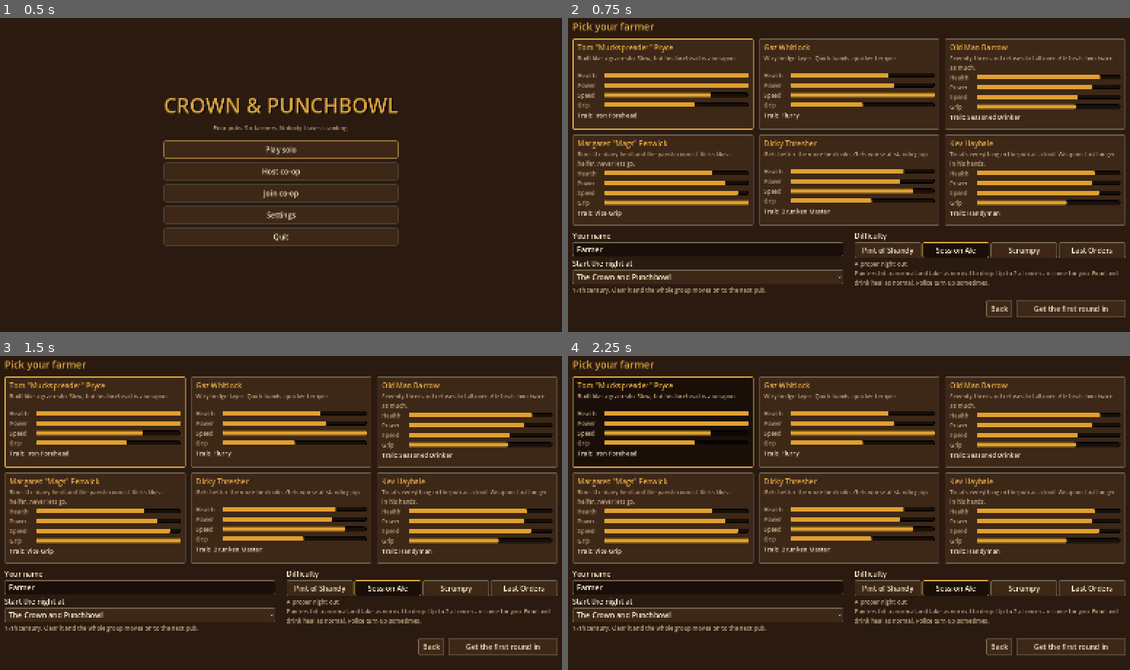
Above: before the commit, frames 1-4 (two rows, left to right).
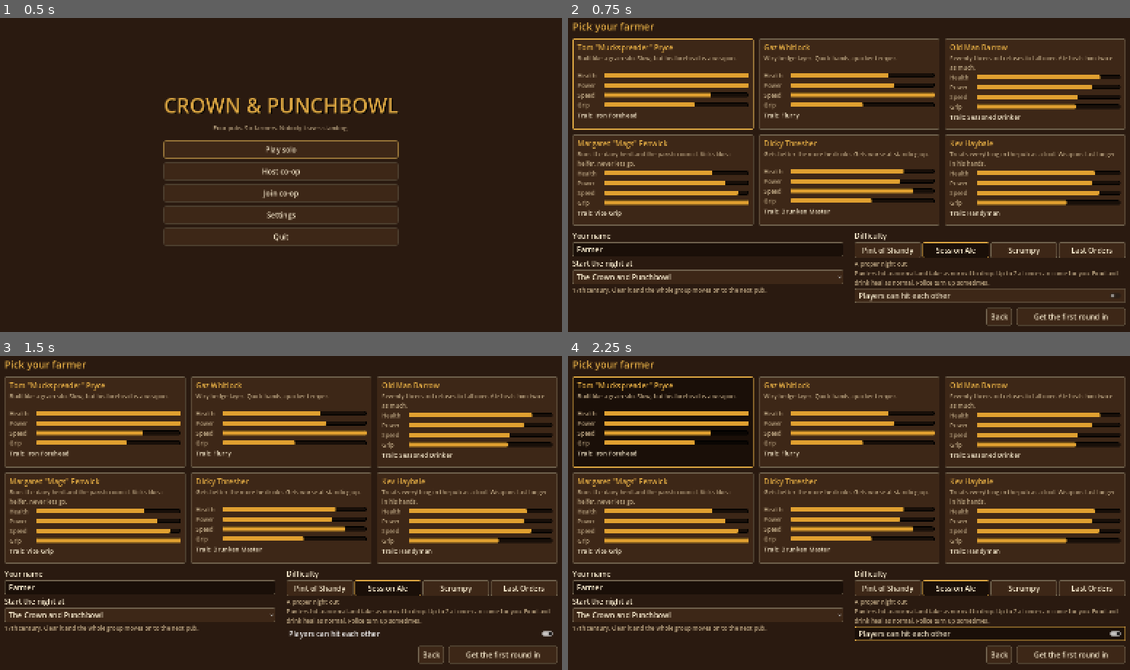
Above: after the commit, the same moments.

Repository: Beenster99/crownandpunchbowl
Game: Godot game, scene res://scenes/main/main_menu.tscn
Same seed, same stepped clock (60 frames per second), same inputs: the game is played once before the commit and once after it.
Inputs (mouse positions are in pixels of both pictures, inside the frame that each line leads up to):
- Up to frame 1 (0.5 s): no input
- Up to frame 2 (0.75 s): click "Play solo" at 0.5 s
- Up to frame 3 (1.5 s): click (421, 632) at 1.25 s, where only the run after the commit has a clickable "Players can hit each other"
- Up to frame 4 (2.25 s): click (663, 421) at 2.02 s

Frame 1 is identical in both runs. In frame 2, 1.4% of the frame differs, in the area x 51-100%, y 86-99%; in frame 3, 1.4%; in frame 4, 1.4%.

Commit message:
Closer default camera zoom with keys and held D-pad, and a friendly fire setting
- BrawlCamera: default zoom 0.7 (was 1.0), range 0.4-1.5 (was 0.65-1.35), saved in
  settings. Zoom with mouse wheel, +/- keys or D-pad up/down; holding keeps zooming on
  keyboard and pad. Input read in _input so HUD controls can't swallow the wheel, and
  ignored while a menu has focus.
- Gameplay setting "Players can hit each other" (friendly fire), also on the setup
  screen and in the lobby. Host's choice, synced to clients (Net protocol 2), works
  mid-game. Fighter.can_hit allows player-on-player hits, grabs and thrown items;
  targeting prefers enemies over mates. Bar staff stay unhittable.
- Tests for zoom keys, friendly fire rules and net sync.

Co-Authored-By: Claude Opus 5.5 <noreply@anthropic.com>
Claude-Session: https://claude.ai/code/session_01RduChw24kDRehPAspdwwLR

Diff:
--- a/scripts/actors/fighter.gd
+++ b/scripts/actors/fighter.gd
@@ -191,11 +191,18 @@
 
 
 ## Whether an attack from this fighter can physically land on `other`.
-## Nobody hits the bar staff: attacks pass straight through them.
+## Nobody hits the bar staff: attacks pass straight through them. With friendly fire on
+## (GameData.friendly_fire, the host's setting) players' hits land on other players too.
 func can_hit(other: Fighter) -> bool:
 	if other == null or other == self:
 		return false
-	return is_hostile_to(other)
+	return is_hostile_to(other) or is_friendly_fire_on(other)
+
+
+## Player-on-player hits are allowed by the friendly fire setting. Bar staff never count.
+func is_friendly_fire_on(other: Fighter) -> bool:
+	return GameData.friendly_fire and other != null and other != self \
+		and team == Team.PLAYERS and other.team == Team.PLAYERS
 
 
 ## True while this fighter is winding up a telegraphed attack aimed at `defender`.
@@ -546,7 +553,7 @@
 		return
 	if victim == null:
 		victim = Targeting.grab_candidate(self)
-	if victim == null or not is_hostile_to(victim) or not victim.can_be_grabbed():
+	if victim == null or not can_hit(victim) or not victim.can_be_grabbed():
 		return
 	if victim.global_position.distance_to(global_position) > Moves.GRAB_RANGE + 0.3:
 		return
--- a/scripts/autoload/game_data.gd
+++ b/scripts/autoload/game_data.gd
@@ -76,6 +76,8 @@
 ## Session state chosen in the lobby. The host owns these and syncs them to clients.
 var current_pub_index := 0
 var difficulty_index := 1
+## Players can hit each other (friendly fire). Host's choice, synced by Net.
+var friendly_fire := false
 ## Pub crawl progress: the host's chosen first pub and how many pubs are cleared.
 ## The crawl visits every pub once, in order, wrapping round from the start pub.
 var start_pub_index := 0
--- a/scripts/autoload/net.gd
+++ b/scripts/autoload/net.gd
@@ -10,6 +10,7 @@
 ##   Net.host(name, farmer) / Net.join(address, name, farmer)
 ##   Net.set_farmer(i), Net.set_ready(true)            # any peer
 ##   Net.set_pub(i), Net.set_difficulty(i)             # host only
+##   Net.set_friendly_fire(on)                         # host only, also mid-game
 ##   Net.start_game()                                  # host only, when can_start()
 ##   level _ready(): connect Net.all_peers_loaded, then call Net.level_ready()
 ##   Net.next_pub() / Net.restart_pub()                # host only
@@ -36,7 +37,7 @@
 const DEFAULT_PORT := 24565
 const MAX_PLAYERS := 4
 ## Bump when the lobby or spawn RPCs change so old builds can't join new hosts.
-const PROTOCOL_VERSION := 1
+const PROTOCOL_VERSION := 2
 const MENU_SCENE := "res://scenes/main/main_menu.tscn"
 ## Every node a MultiplayerSpawner creates joins this group (players, NPCs, items),
 ## so the host can despawn them cleanly before a pub change.
@@ -164,6 +165,8 @@
 	if _port_opener:
 		_port_opener.close()
 	host_info = {}
+	# Back to solo (or about to host): our own friendly fire setting is the rule again.
+	GameData.friendly_fire = bool(Settings.get_value("gameplay", "friendly_fire"))
 	players_changed.emit()
 
 
@@ -212,6 +215,22 @@
 		return
 	GameData.difficulty_index = clampi(index, 0, GameData.DIFFICULTIES.size() - 1)
 	_broadcast_lobby()
+
+
+## Host (or solo): whether players can hit each other. Works mid-game too.
+func set_friendly_fire(on: bool) -> void:
+	if not is_host():
+		return
+	GameData.friendly_fire = on
+	lobby_settings_changed.emit()
+	if is_online():
+		_sync_rules.rpc(on)
+
+
+@rpc("authority", "reliable")
+func _sync_rules(friendly_fire: bool) -> void:
+	GameData.friendly_fire = friendly_fire
+	lobby_settings_changed.emit()
 
 
 ## Host: everyone (except the host, who starts it) has pressed ready.
@@ -367,6 +386,7 @@
 	lobby_settings_changed.emit()
 	if is_online():
 		_sync_lobby.rpc(players, GameData.current_pub_index, GameData.difficulty_index)
+		_sync_rules.rpc(GameData.friendly_fire)
 
 
 @rpc("authority", "reliable")
--- a/scripts/autoload/settings.gd
+++ b/scripts/autoload/settings.gd
@@ -14,14 +14,14 @@
 
 const DEFAULTS := {
 	"gameplay": {"difficulty": 1, "camera_shake": 1.0, "blood": 1, "counter_prompts": true,
-		"subtitles": true, "context_prompts": true, "vibration": true, "control_hints": true},
+		"subtitles": true, "context_prompts": true, "vibration": true, "control_hints": true, "friendly_fire": false},
 	"sound": {"master": 0.9, "music": 0.6, "sfx": 1.0, "voice": 1.0, "mute_unfocused": false},
 	"graphics": {"window_mode": 0, "vsync": true, "max_fps": 0, "render_scale": 1.0, "shadows": true,
 		"msaa": 1, "ui_scale": 1.0, "resolution": "auto", "quality": 2, "shadow_quality": 2,
 		"ambient_occlusion": true, "bloom": true, "fog": true, "screen_aa": 0, "brightness": 1.0,
 		"fov": 40.0},
 	## Remembered front-end choices, not shown on the settings screen.
-	"profile": {"name": "Farmer", "farmer": 0, "pub": 0},
+	"profile": {"name": "Farmer", "farmer": 0, "pub": 0, "camera_zoom": 0.7},
 }
 
 ## How each setting is shown on the settings screen. Keys missing here are not shown.
@@ -30,6 +30,8 @@
 	"gameplay": {
 		"difficulty": {"label": "Default difficulty", "type": "choice", "items": [],
 			"hint": "Used when you host or play solo. The host's choice applies in co-op."},
+		"friendly_fire": {"label": "Players can hit each other", "type": "toggle",
+			"hint": "Friendly fire: punches, kicks, grabs and thrown things land on your mates too. The host's choice applies in co-op. Nobody can hit the bar staff."},
 		"camera_shake": {"label": "Camera shake", "type": "slider", "min": 0.0, "max": 1.5,
 			"step": 0.05, "percent": true},
 		"blood": {"label": "Blood", "type": "choice", "items": ["Off", "Normal", "Buckets"]},
@@ -62,7 +64,7 @@
 		"max_fps": {"label": "Frame rate cap", "type": "choice", "items": ["Unlimited", "30", "60", "120", "144", "240"],
 			"values": [0, 30, 60, 120, 144, 240]},
 		"fov": {"label": "Field of view", "type": "slider", "min": 30.0, "max": 60.0, "step": 1.0,
-			"suffix": "°", "hint": "Wider shows more of the pub. Zoom in and out during a fight with the zoom keys."},
+			"suffix": "°", "hint": "Wider shows more of the pub. Zoom in and out during a fight with the mouse wheel, + and - keys, or D-pad up and down."},
 		"brightness": {"label": "Brightness", "type": "slider", "min": 0.6, "max": 1.6, "step": 0.05, "percent": true},
 		"render_scale": {"label": "3D render scale", "type": "slider", "min": 0.5, "max": 1.0, "step": 0.05,
 			"percent": true, "hint": "Lower it if the game runs slowly. Menus stay sharp."},
@@ -568,4 +570,12 @@
 			get_tree().root.content_scale_factor = float(v)
 		["gameplay", "difficulty"]:
 			GameData.difficulty_index = clampi(int(v), 0, GameData.DIFFICULTIES.size() - 1)
+		["gameplay", "friendly_fire"]:
+			# The host's choice is the session rule (Net syncs it). A client's own setting waits
+			# until it hosts or plays solo. Net isn't loaded yet when settings first apply.
+			var net := get_node_or_null("/root/Net")
+			if net != null:
+				net.set_friendly_fire(bool(v))
+			elif multiplayer.is_server():
+				GameData.friendly_fire = bool(v)
 		# graphics/shadows, gameplay/blood etc. are read by the systems that use them.
--- a/scripts/combat/targeting.gd
+++ b/scripts/combat/targeting.gd
@@ -19,7 +19,7 @@
 	var best_score := INF
 	for node in attacker.get_tree().get_nodes_in_group(Fighter.GROUP):
 		var f := node as Fighter
-		if f == null or f == attacker or not attacker.is_hostile_to(f) or not f.can_be_targeted():
+		if f == null or f == attacker or not attacker.can_hit(f) or not f.can_be_targeted():
 			continue
 		if want_ground != (f.state == Fighter.State.DOWN or f.state == Fighter.State.CRAWL):
 			continue
@@ -33,6 +33,8 @@
 		if has_aim and angle > 70.0:
 			continue
 		var score := dist + angle / (25.0 if has_aim else 45.0)
+		if not attacker.is_hostile_to(f):
+			score += 2.5  # friendly fire: only go for a mate when they're clearly who you mean
 		if f == attacker.target:
 			score -= 0.6  # stickiness so the camera of your attention doesn't flicker
 		if f.state == Fighter.State.WINDUP and f.target == attacker:
@@ -60,14 +62,14 @@
 	return out
 
 
-## Nearest grabbable enemy roughly in front, or null.
+## Nearest grabbable enemy roughly in front, or null. With friendly fire on, a mate as a last resort.
 static func grab_candidate(holder: Fighter, max_range := Moves.GRAB_RANGE) -> Fighter:
 	var best: Fighter = null
 	var best_d := INF
 	var fwd := holder.get_facing()
 	for node in holder.get_tree().get_nodes_in_group(Fighter.GROUP):
 		var f := node as Fighter
-		if f == null or f == holder or not holder.is_hostile_to(f) or not f.can_be_grabbed():
+		if f == null or f == holder or not holder.can_hit(f) or not f.can_be_grabbed():
 			continue
 		var to := f.global_position - holder.global_position
 		to.y = 0.0
@@ -76,6 +78,8 @@
 			continue
 		if d > 0.05 and rad_to_deg(fwd.angle_to(to / d)) > 75.0:
 			continue
+		if not holder.is_hostile_to(f):
+			d += 1.0  # friendly fire: an enemy in reach is grabbed before a mate
 		if d < best_d:
 			best_d = d
 			best = f
--- a/scripts/level/brawl_camera.gd
+++ b/scripts/level/brawl_camera.gd
@@ -10,22 +10,30 @@
 @export var max_distance := 20.0
 @export var follow_speed := 5.0
 ## Player zoom range, as a multiple of the framing distance (the zoom_in / zoom_out actions).
-@export var min_zoom := 0.65
-@export var max_zoom := 1.35
+@export var min_zoom := 0.4
+@export var max_zoom := 1.5
 @export var zoom_step := 0.08
+## Fixed keyboard zoom keys on top of the rebindable mouse wheel: = / + zooms in, - zooms out.
+const KEYS_IN := [KEY_EQUAL, KEY_KP_ADD]
+const KEYS_OUT := [KEY_MINUS, KEY_KP_SUBTRACT]
+## Default framing for a new player: fairly close in on the fight.
+const DEFAULT_ZOOM := 0.7
 ## Floor area (x, z, width, depth) the framing centre is kept inside. Zero size = no limit.
 @export var bounds := Rect2()
 
 var targets: Array[Node3D] = []
-## 1.0 = default framing. Below 1 is closer. Kept across pubs for the session.
-static var zoom := 1.0
+## 1.0 = the full framing distance. Below 1 is closer. Saved with the settings
+## (profile/camera_zoom), so it carries across pubs and sessions.
+static var zoom := DEFAULT_ZOOM
 var _trauma := 0.0
 var _zoom_smooth := 1.0
+var _hold_t := 0.0
 
 
 func _ready() -> void:
 	fov = float(Settings.get_value("graphics", "fov"))
 	current = true
+	zoom = clampf(float(Settings.get_value("profile", "camera_zoom")), min_zoom, max_zoom)
 	_zoom_smooth = zoom
 	Settings.changed.connect(_on_settings_changed)
 
@@ -35,16 +43,40 @@
 		fov = float(Settings.get_value("graphics", "fov"))
 
 
-func _unhandled_input(event: InputEvent) -> void:
-	# Mouse wheel ticks and button presses step the zoom; held pad buttons keep going in _process.
-	if event.is_action_pressed("zoom_in"):
+## _input rather than _unhandled_input: the HUD sits over the whole screen, and a mouse wheel
+## tick over any of its controls would otherwise be swallowed before it reached the camera.
+func _input(event: InputEvent) -> void:
+	if _menu_open():
+		return
+	# Wheel ticks and presses step the zoom; held buttons and keys keep going in _process.
+	if event.is_action_pressed("zoom_in") or _zoom_key(event, KEYS_IN):
 		zoom_by(-zoom_step)
-	elif event.is_action_pressed("zoom_out"):
+	elif event.is_action_pressed("zoom_out") or _zoom_key(event, KEYS_OUT):
 		zoom_by(zoom_step)
+
+
+func _zoom_key(event: InputEvent, keys: Array) -> bool:
+	var k := event as InputEventKey
+	return k != null and k.pressed and not k.echo and k.physical_keycode in keys
+
+
+## A pause or settings screen has the focus, so the wheel and D-pad belong to it.
+func _menu_open() -> bool:
+	return get_tree().paused or get_viewport().gui_get_focus_owner() != null
 
 
 func zoom_by(amount: float) -> void:
 	zoom = clampf(zoom + amount, min_zoom, max_zoom)
+
+
+func _held(action: String, keys: Array) -> bool:
+	# The mouse wheel has no "held", so only buttons and keys count here.
+	if InputMap.has_action(action) and Input.is_action_pressed(action):
+		return true
+	for k in keys:
+		if Input.is_physical_key_pressed(k):
+			return true
+	return false
 
 
 func add_shake(amount: float) -> void:
@@ -58,9 +90,18 @@
 
 
 func _process(delta: float) -> void:
-	for a in [["zoom_in", -1.0], ["zoom_out", 1.0]]:
-		if InputMap.has_action(a[0]) and Input.is_action_pressed(a[0]) and Settings.device == "pad":
-			zoom_by(a[1] * delta * 0.6)
+	if not _menu_open():
+		# Held: after a short delay the zoom keeps sliding (D-pad, or the keyboard keys).
+		var dir := 0.0
+		if _held("zoom_in", KEYS_IN):
+			dir -= 1.0
+		if _held("zoom_out", KEYS_OUT):
+			dir += 1.0
+		_hold_t = _hold_t + delta if dir != 0.0 else 0.0
+		if _hold_t > 0.25:
+			zoom_by(dir * delta * 0.8)
+		elif _hold_t == 0.0 and not is_equal_approx(float(Settings.get_value("profile", "camera_zoom")), zoom):
+			Settings.set_value("profile", "camera_zoom", zoom)  # saved once the zoom settles
 	_zoom_smooth = lerpf(_zoom_smooth, zoom, clampf(8.0 * delta, 0.0, 1.0))
 	_frame(clampf(follow_speed * delta, 0.0, 1.0))
 	if _trauma > 0.0:
--- a/scripts/net/lobby_screen.gd
+++ b/scripts/net/lobby_screen.gd
@@ -17,6 +17,7 @@
 var _farmer: OptionButton
 var _pub: OptionButton
 var _difficulty: OptionButton
+var _friendly_fire: CheckButton
 var _player_list: ItemList
 var _ready_toggle: CheckButton
 var _start: Button
@@ -107,6 +108,14 @@
 		_difficulty.add_item(d["name"])
 	_difficulty.item_selected.connect(func(i: int): Net.set_difficulty(i))
 	_lobby_box.add_child(_row("Difficulty", _difficulty))
+	_friendly_fire = CheckButton.new()
+	_friendly_fire.text = "Players can hit each other"
+	_friendly_fire.tooltip_text = "Friendly fire. The host decides. Nobody can hit the bar staff."
+	# The host's toggle is their own setting, which Net syncs to everyone.
+	_friendly_fire.toggled.connect(func(on: bool):
+		if Net.is_host():
+			Settings.set_value("gameplay", "friendly_fire", on))
+	_lobby_box.add_child(_friendly_fire)
 	_player_list = ItemList.new()
 	_player_list.custom_minimum_size.y = 140
 	_lobby_box.add_child(_player_list)
@@ -171,6 +180,8 @@
 	_difficulty.select(GameData.difficulty_index)
 	_pub.disabled = not host
 	_difficulty.disabled = not host
+	_friendly_fire.set_pressed_no_signal(GameData.friendly_fire)
+	_friendly_fire.disabled = not host
 	_ready_toggle.visible = not host
 	_start.visible = host
 	_start.disabled = not Net.can_start()
--- a/scripts/ui/main_menu.gd
+++ b/scripts/ui/main_menu.gd
@@ -177,6 +177,12 @@
 	_difficulty_hint = UiTheme.label("", "HintLabel")
 	_difficulty_hint.autowrap_mode = TextServer.AUTOWRAP_WORD_SMART
 	right.add_child(_difficulty_hint)
+	var ff := CheckButton.new()
+	ff.text = "Players can hit each other"
+	ff.tooltip_text = "Friendly fire: your punches, kicks and throws land on your mates too."
+	ff.button_pressed = bool(Settings.get_value("gameplay", "friendly_fire"))
+	ff.toggled.connect(func(on: bool): Settings.set_value("gameplay", "friendly_fire", on))
+	right.add_child(ff)
 
 	var buttons := HBoxContainer.new()
 	buttons.alignment = BoxContainer.ALIGNMENT_END
--- a/tests/combat_cases.gd
+++ b/tests/combat_cases.gd
@@ -19,7 +19,7 @@
 		"test_jab_hits_and_lunges", "test_no_snapping_to_far_enemies", "test_held_takes_bonus_damage",
 		"test_counter", "test_guard_breakers", "test_stance", "test_defend_prompt_text",
 		"test_knockdown_crawl_ko", "test_grab_escape_and_throw", "test_dodge_iframes",
-		"test_staff_never_ko", "test_no_friendly_fire", "test_heal_gets_up_from_crawl",
+		"test_staff_never_ko", "test_no_friendly_fire", "test_friendly_fire_setting", "test_heal_gets_up_from_crawl",
 		"test_ground_moves", "test_weapon_hooks", "test_player_punch_chain",
 		"test_player_combos_and_mashing", "test_player_kick_stomps", "test_player_input",
 		"test_sparring_punter", "test_sandbox_loads", "test_throw_over_railing",
@@ -285,6 +285,7 @@
 
 
 func test_no_friendly_fire() -> void:
+	GameData.friendly_fire = false
 	var p := _fighter(Fighter.Team.PLAYERS, Vector3(0, 0, 0), Vector3(0, 0, -1))
 	var mate := _fighter(Fighter.Team.PLAYERS, Vector3(0, 0, -1.0))
 	var police := _fighter(Fighter.Team.POLICE, Vector3(3, 0, 0))
@@ -295,6 +296,31 @@
 	_check(is_equal_approx(mate.hp, mate.max_hp), "no friendly fire")
 	_check(not police.is_hostile_to(punter), "police and punters are on the same side")
 	_check(police.is_hostile_to(p), "police are hostile to players")
+
+
+func test_friendly_fire_setting() -> void:
+	GameData.friendly_fire = true
+	var p := _fighter(Fighter.Team.PLAYERS, Vector3(0, 0, 0), Vector3(0, 0, -1))
+	var mate := _fighter(Fighter.Team.PLAYERS, Vector3(0, 0, -1.0))
+	var s := _fighter(Fighter.Team.STAFF, Vector3(1.0, 0, 0))
+	var a := _fighter(Fighter.Team.PUNTERS, Vector3(-3, 0, 0))
+	var b := _fighter(Fighter.Team.PUNTERS, Vector3(-3, 0, -1))
+	await _wait(0.1)
+	_check(p.can_hit(mate) and mate.can_hit(p), "friendly fire on: players can hit each other")
+	_check(not p.is_hostile_to(mate), "a mate still isn't an enemy for the AI")
+	_check(not p.can_hit(s), "friendly fire still never reaches the bar staff")
+	_check(not a.can_hit(b), "punters still don't hit each other")
+	_check(Targeting.pick(p, Vector3(0, 0, -1)) == mate, "aiming at a mate picks them when nobody else is about")
+	p.request_attack(&"hook", mate)
+	await _wait(0.6)
+	_check(mate.hp < mate.max_hp, "friendly fire on: the hook lands on a mate (hp %.1f)" % mate.hp)
+	# With an enemy just as close, grabbing goes for the enemy.
+	var e := _fighter(Fighter.Team.PUNTERS, Vector3(0.4, 0, -1.0))
+	await _wait(0.6)
+	p.rotation.y = 0.0
+	_check(Targeting.grab_candidate(p) == e, "grab prefers the enemy over a mate")
+	GameData.friendly_fire = false
+	_check(not p.can_hit(mate), "friendly fire off again")
 
 
 func test_heal_gets_up_from_crawl() -> void:
--- a/tests/net_test.gd
+++ b/tests/net_test.gd
@@ -30,6 +30,7 @@
 		return _fail("host: couldn't open port")
 	net.set_pub(2)
 	net.set_difficulty(3)
+	net.set_friendly_fire(true)
 	if not await _wait(func(): return net.players.size() == 2, 15.0):
 		return _fail("host: client never joined")
 	if not await _wait(func(): return net.can_start(), 10.0):
@@ -75,6 +76,8 @@
 		return _fail("client: never got into the lobby")
 	if gd.current_pub_index != 2 or gd.difficulty_index != 3:
 		return _fail("client: lobby settings not synced (%d, %d)" % [gd.current_pub_index, gd.difficulty_index])
+	if not await _wait(func(): return gd.friendly_fire, 5.0):
+		return _fail("client: host's friendly fire setting not synced")
 	if net.players[net.local_id()]["farmer"] != 3:
 		return _fail("client: farmer choice lost")
 	net.set_ready(true)
--- a/tests/ui_test.gd
+++ b/tests/ui_test.gd
@@ -74,6 +74,30 @@
 	_check(InputMap.has_action("zoom_in") and InputMap.has_action("zoom_out"), "zoom actions")
 	_check(not settings.binding_equals(settings.binds["throw"]["pad"], settings.binds["zoom_in"]["pad"]),
 		"throw and zoom in differ on pad")
+	var cam = load("res://scripts/level/brawl_camera.gd").new()
+	root.add_child(cam)
+	_check(is_equal_approx(cam.zoom, clampf(settings.get_value("profile", "camera_zoom"), cam.min_zoom, cam.max_zoom)),
+		"camera starts at the saved zoom")
+	var z0: float = cam.zoom
+	var plus := InputEventKey.new()
+	plus.physical_keycode = KEY_EQUAL
+	plus.pressed = true
+	cam._input(plus)
+	_check(cam.zoom < z0, "+ key zooms in")
+	var wheel := InputEventMouseButton.new()
+	wheel.button_index = MOUSE_BUTTON_WHEEL_DOWN
+	wheel.pressed = true
+	cam._input(wheel)
+	cam._input(wheel)
+	_check(cam.zoom > z0, "mouse wheel zooms out")
+	_check(load("res://scripts/level/brawl_camera.gd").DEFAULT_ZOOM < 1.0, "default view is zoomed in")
+	cam.zoom = z0
+	cam.queue_free()
+	# Friendly fire is a gameplay setting; solo counts as host, so it applies straight away.
+	settings.set_value("gameplay", "friendly_fire", true)
+	_check(root.get_node("GameData").friendly_fire, "friendly fire setting reaches GameData")
+	settings.set_value("gameplay", "friendly_fire", false)
+	_check(not root.get_node("GameData").friendly_fire, "friendly fire off")
 
 	# Graphics presets set the detail options; touching one detail flips to Custom.
 	settings.set_value("graphics", "quality", 0)
